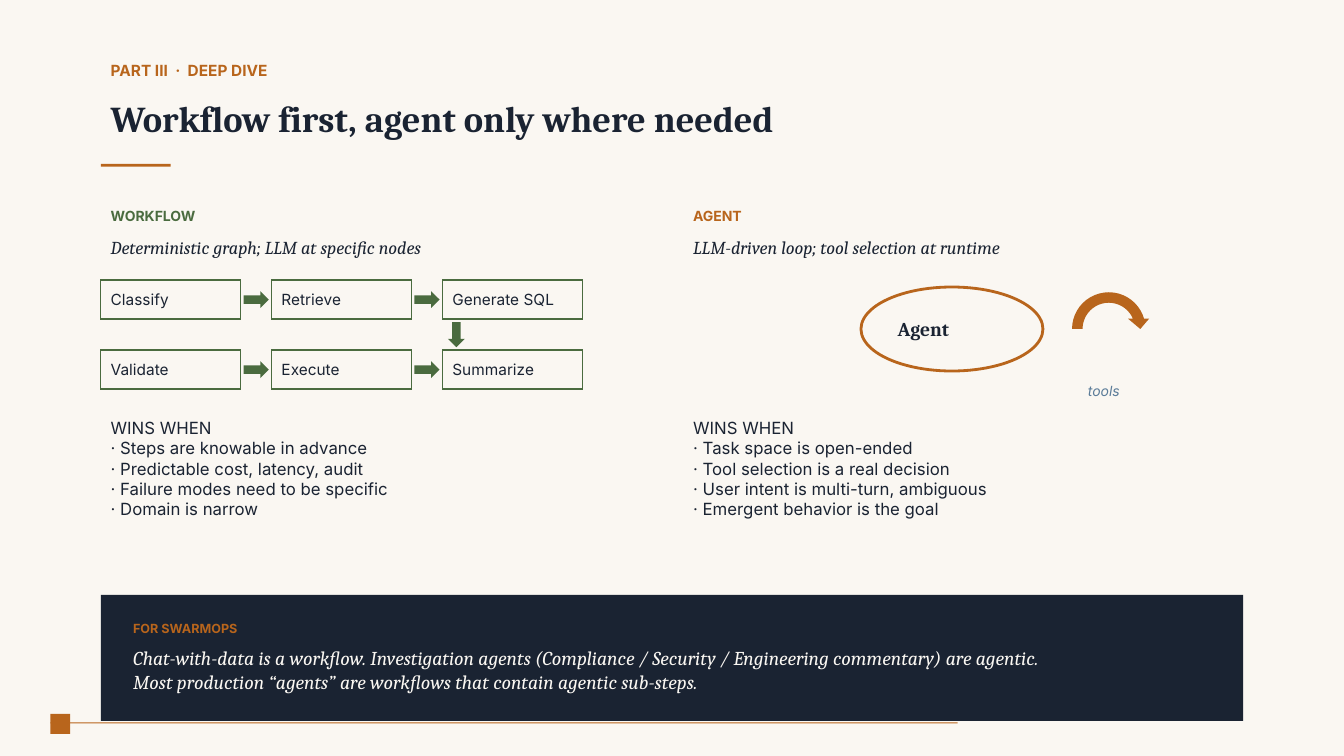
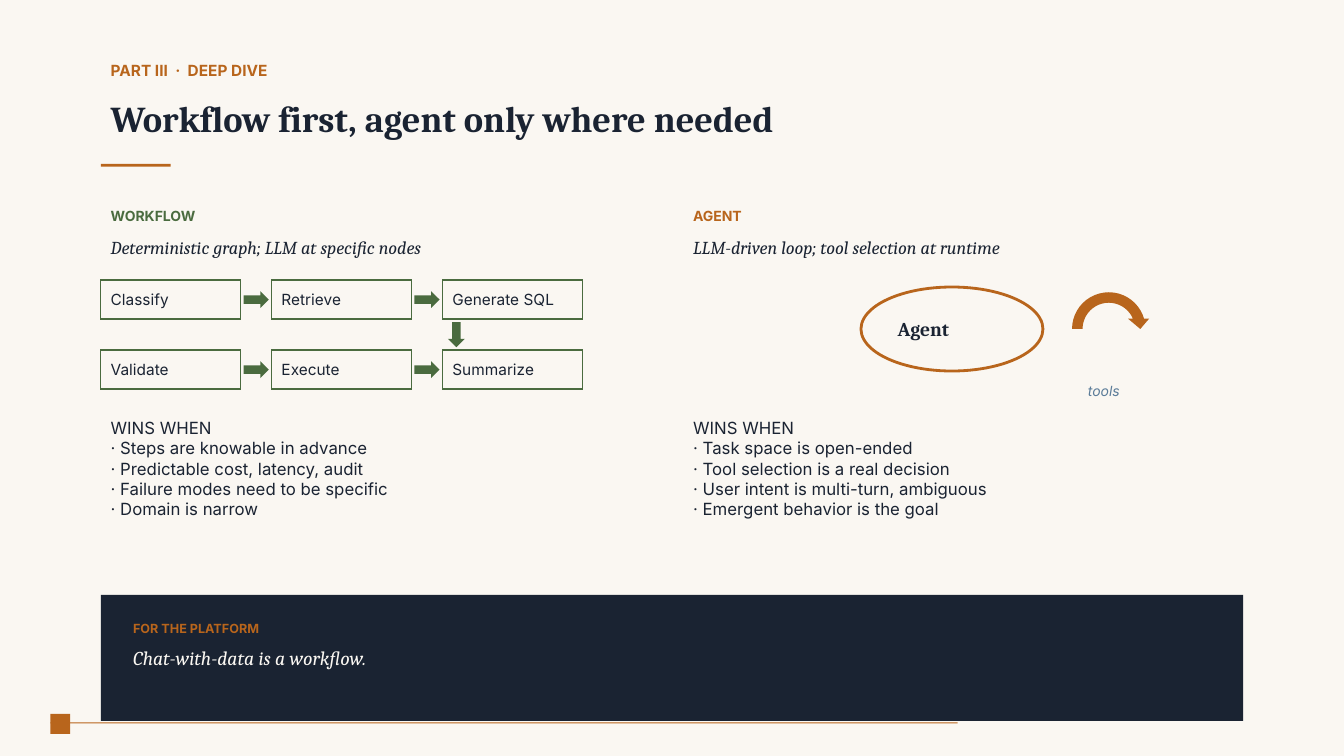
Before and after one commit to srsubramanian/AgentHub-Starter, a slide deck: slide 19 of Claude-by-Anthropic-for-PowerPoint.pptx (slide 23 before the commit). Drawn at 1344x756 pixels with LibreOffice and Linux fonts; fonts in the diff are those of the drawing. Boxes give left, top, right and bottom in pixels: in the first picture for what was removed or moved away, otherwise in the second. Text is boxed around its words. In the diff, an @@ line names an element or a change of style, - is before the commit and + after.

```diff
--- a/Claude-by-Anthropic-for-PowerPoint.pptx
+++ b/Claude-by-Anthropic-for-PowerPoint.pptx
@@ text at (133, 624, 259, 633): text changed @@
-FOR SWARMOPS
+FOR THE PLATFORM
@@ text at (133, 651, 367, 670): text changed @@
-Chat-with-data is a workflow. Investigation agents (Compliance / Security / Engineering commentary) are agentic.
-Most production “agents” are workflows that contain agentic sub-steps.
+Chat-with-data is a workflow.
```
Also in this commit, not shown: 9 other slides changed, 10 slides removed, 2 other files.
